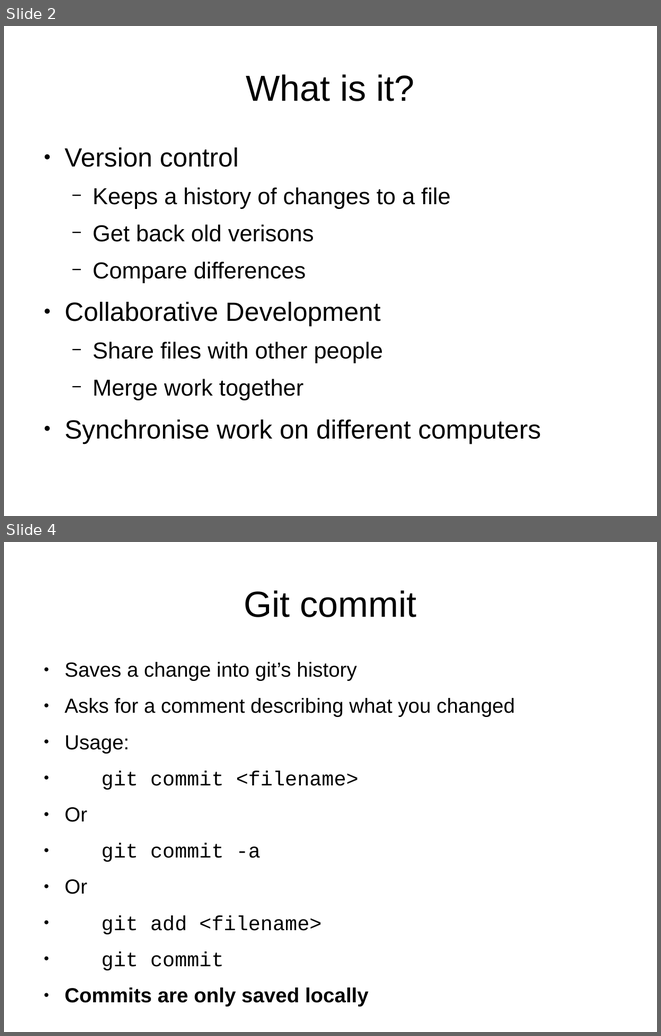
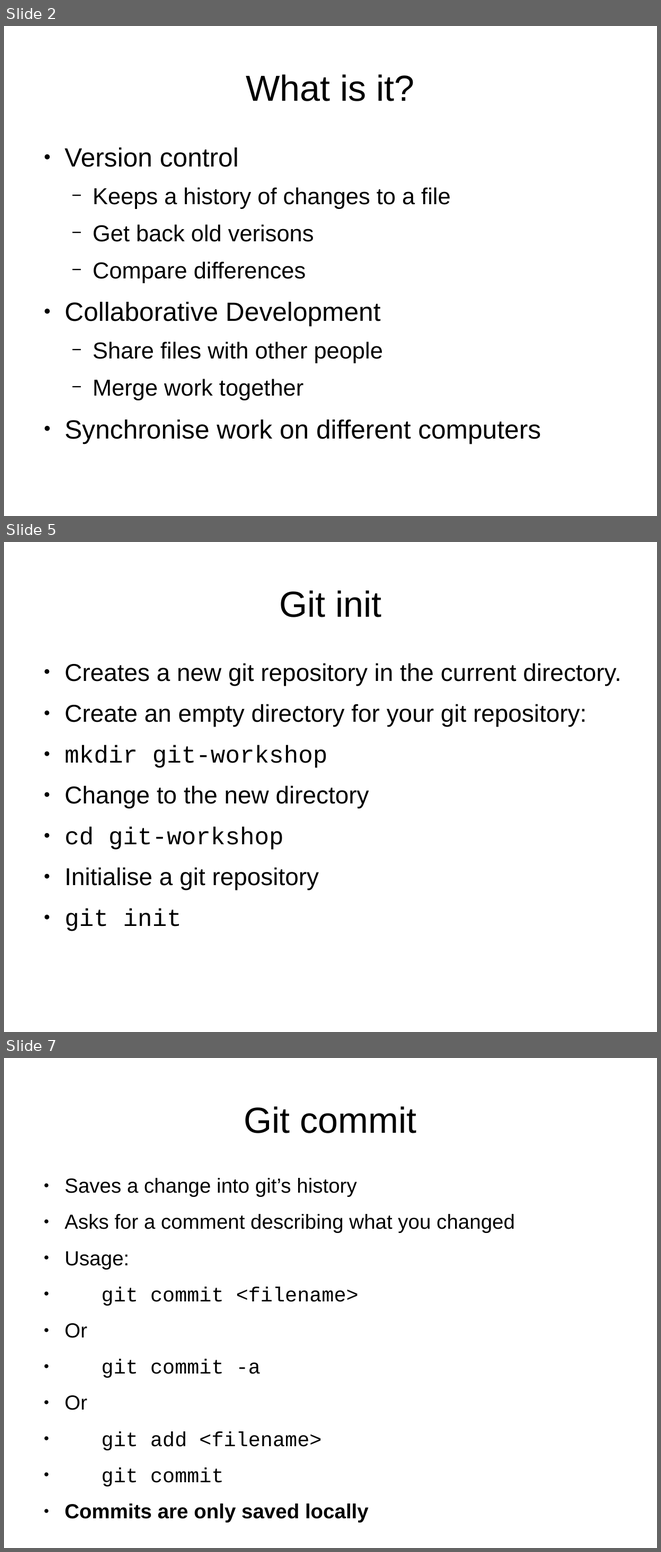
Before and after one commit to abersailbot/abersailbot.github.io, a slide deck: intro/Git Slides.odp. Shown one above the other, each under a label of ours: slides 2 and 4 before the commit, slides 2, 5 and 7 after it; the slides between them are not shown. The pictures are 661x1036 and 661x1552 pixels, drawn with LibreOffice and Linux fonts; fonts in the diff are those of the drawing. Boxes give left, top, right and bottom in pixels: in the first picture for what was removed or moved away, otherwise in the second. Text is boxed around its words. In the diff, an @@ line names an element or a change of style, - is before the commit and + after.

```diff
--- a/intro/Git Slides.odp
+++ b/intro/Git Slides.odp
@@ slide 5 added at <box>4,542,657,1032</box>, background #FFFFFF @@
@@ title added at <box>279,590,381,617</box>, 44 pt, text #000000 @@
+Git init
@@ text added at <box>64,663,621,931</box>, 29.6 pt, text #000000 @@
+● Creates a new git repository in the current directory.
+● Create an empty directory for your git repository:
+● mkdir git-workshop
+● Change to the new directory
+● cd git-workshop
+● Initialise a git repository
+● git init
@@ what was slide 4 is now slide 7 @@
```
Also in this commit, not shown: 2 slides changed, 3 other slides added, 1 other file.
